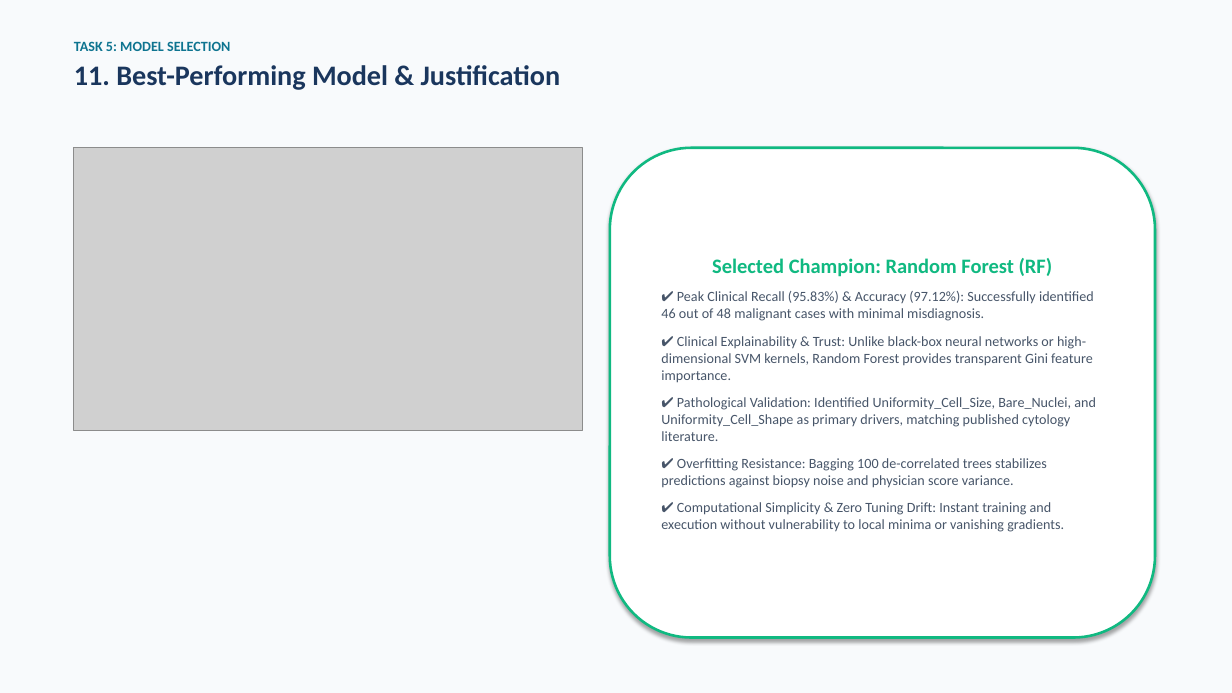
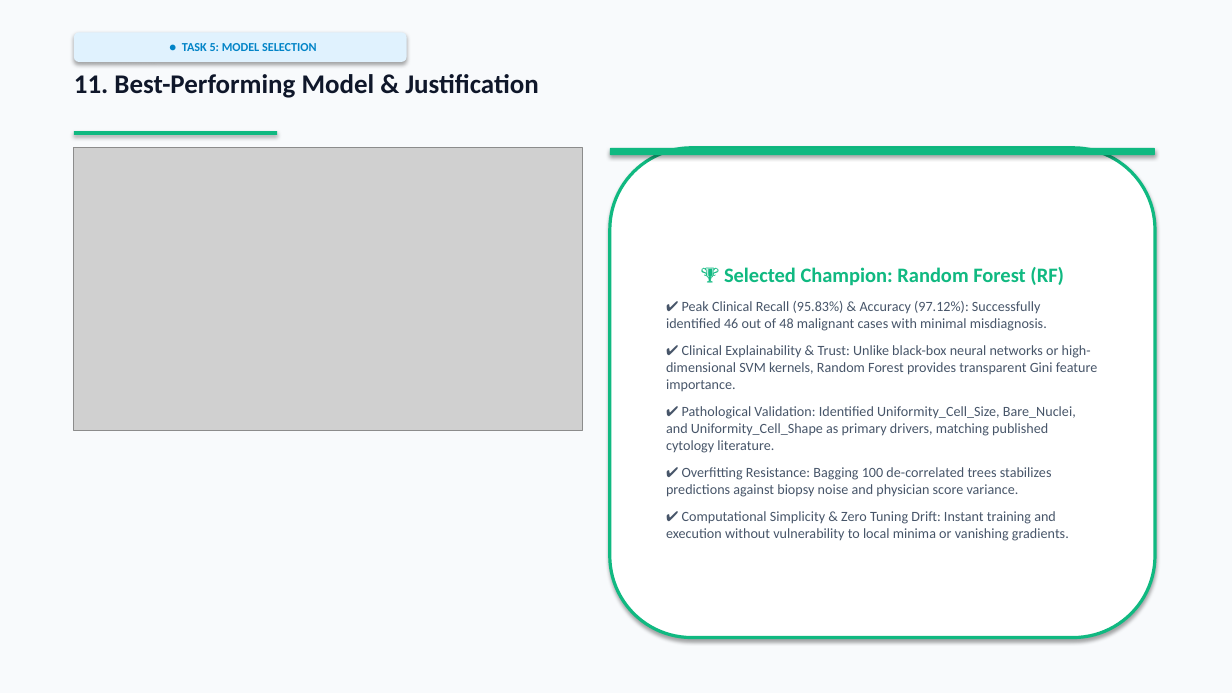
Before and after one commit to RemonAyman/advai, a slide deck: slide 12 of breast_cancer_classification_presentation.pptx. Drawn at 1232x693 pixels with LibreOffice and Linux fonts; fonts in the diff are those of the drawing; grey boxes stand for pictures. Boxes give left, top, right and bottom in pixels: in the first picture for what was removed or moved away, otherwise in the second. Text is boxed around its words. In the diff, an @@ line names an element or a change of style, - is before the commit and + after.

```diff
--- a/breast_cancer_classification_presentation.pptx
+++ b/breast_cancer_classification_presentation.pptx
@@ text at (74, 41, 230, 51): paragraph removed @@
-TASK 5: MODEL SELECTION
@@ rounded rectangle added at (74, 32, 407, 62), fill #E0F2FE, 9.5 pt, text #0284C7, bold @@
+● TASK 5: MODEL SELECTION
@@ text "11. Best-Performing Model & Justification": place and size @@
-text "11. Best-Performing Model & Justification" at (74, 41, 561, 90)
+text "11. Best-Performing Model & Justification" at (74, 74, 538, 98)
@@ text "11. Best-Performing Model & Justification" at (74, 74, 538, 98): size 22 to 21 pt, text colour #1A365D to #0F172A; less space between paragraphs @@
@@ rectangle added at (74, 131, 277, 135), fill #10B981 @@
@@ rounded rectangle "🏆 Selected Champion: Random Forest ..." at (610, 148, 1155, 638): outline #10B981 2 pt to #10B981 2.5 pt @@
@@ rounded rectangle added at (610, 148, 1155, 155), fill #10B981 @@
@@ text in rounded rectangle at (724, 267, 1064, 286): text changed @@
-Selected Champion: Random Forest (RF)
+🏆 Selected Champion: Random Forest (RF)
```
Also in this commit, not shown: 12 other slides changed, 2 other files.
